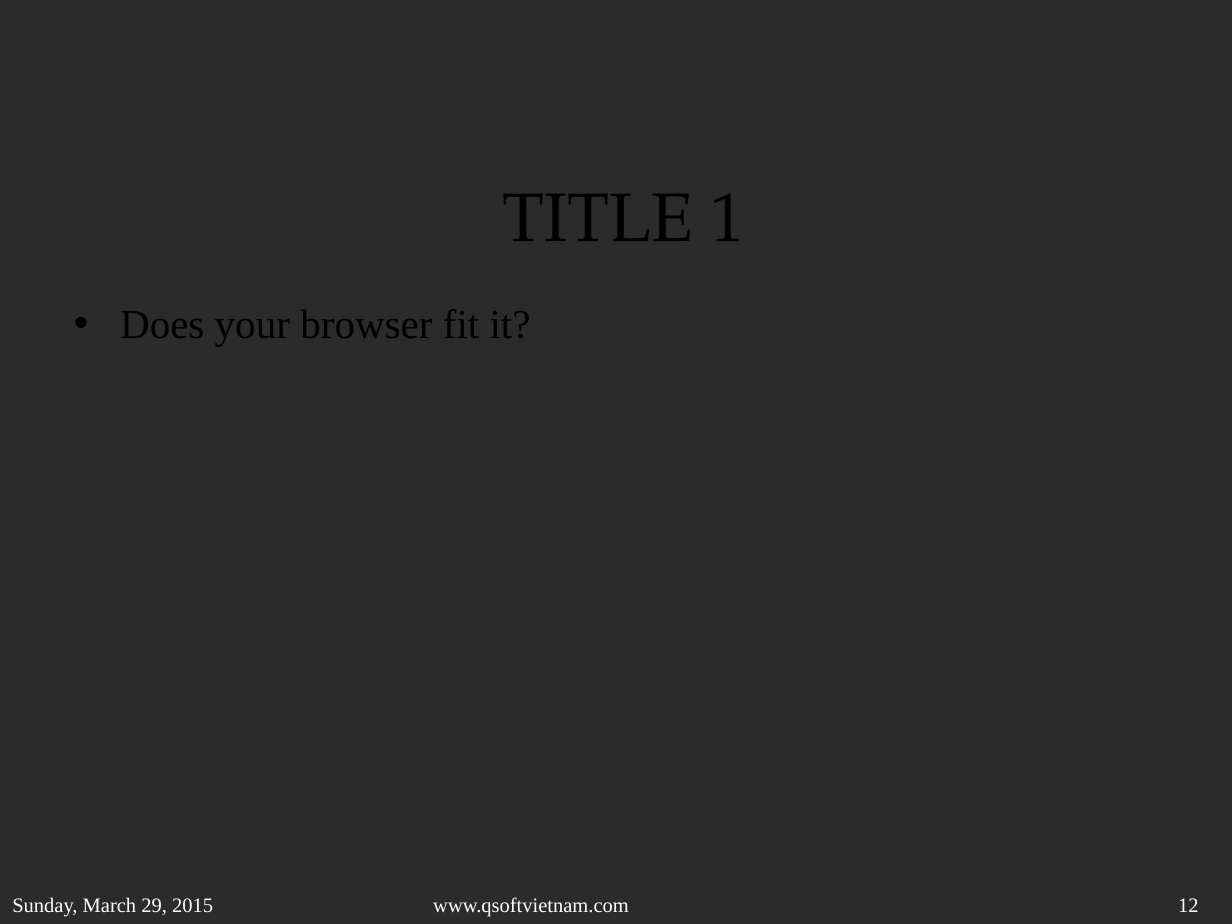
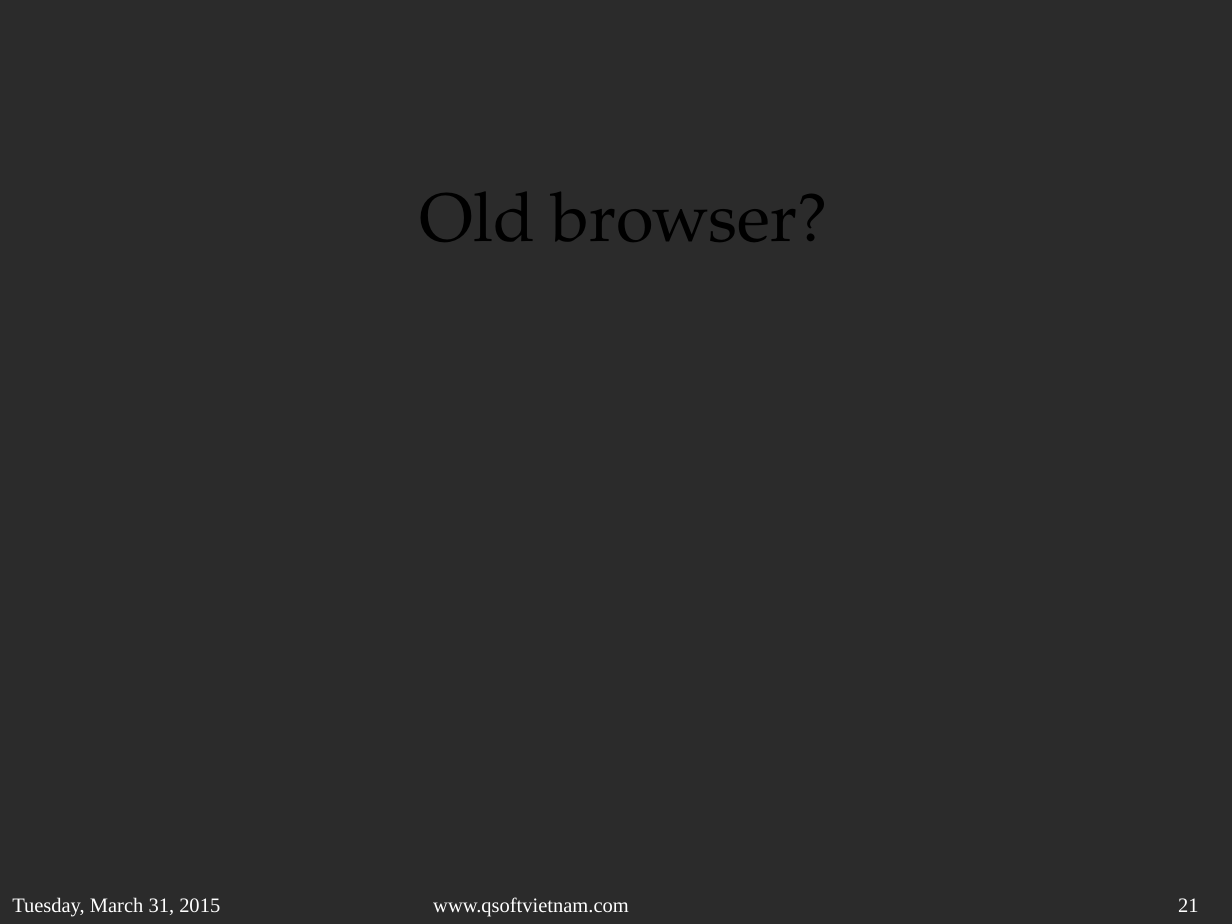
Before and after one commit to sonvq-qsoftvn/htmltraining, a slide deck: slide 21 of QSoftVietnam_SlideTemplate2014- Sonvq.pptx (slide 12 before the commit). Drawn at 1232x924 pixels with LibreOffice and Linux fonts; fonts in the diff are those of the drawing; background and template pictures are left out; a plain dark background stands for a picture behind light text. Boxes give left, top, right and bottom in pixels: in the first picture for what was removed or moved away, otherwise in the second. Text is boxed around its words. In the diff, an @@ line names an element or a change of style, - is before the commit and + after.

Commit message:
commit slide

```diff
--- a/QSoftVietnam_SlideTemplate2014- Sonvq.pptx
+++ b/QSoftVietnam_SlideTemplate2014- Sonvq.pptx
@@ text at (419, 192, 828, 242): text changed @@
-TITLE 1
+Old browser?
@@ text removed at (120, 310, 531, 346) @@
-• Does your browser fit it?
@@ text at (12, 897, 220, 917): text changed @@
-Sunday, March 29, 2015
+Tuesday, March 31, 2015
@@ page number at (1178, 898, 1198, 912): text changed @@
-12
+21
```
Also in this commit, not shown: 22 other slides changed, 1 slide added, 13 slides removed, 1 other file.
